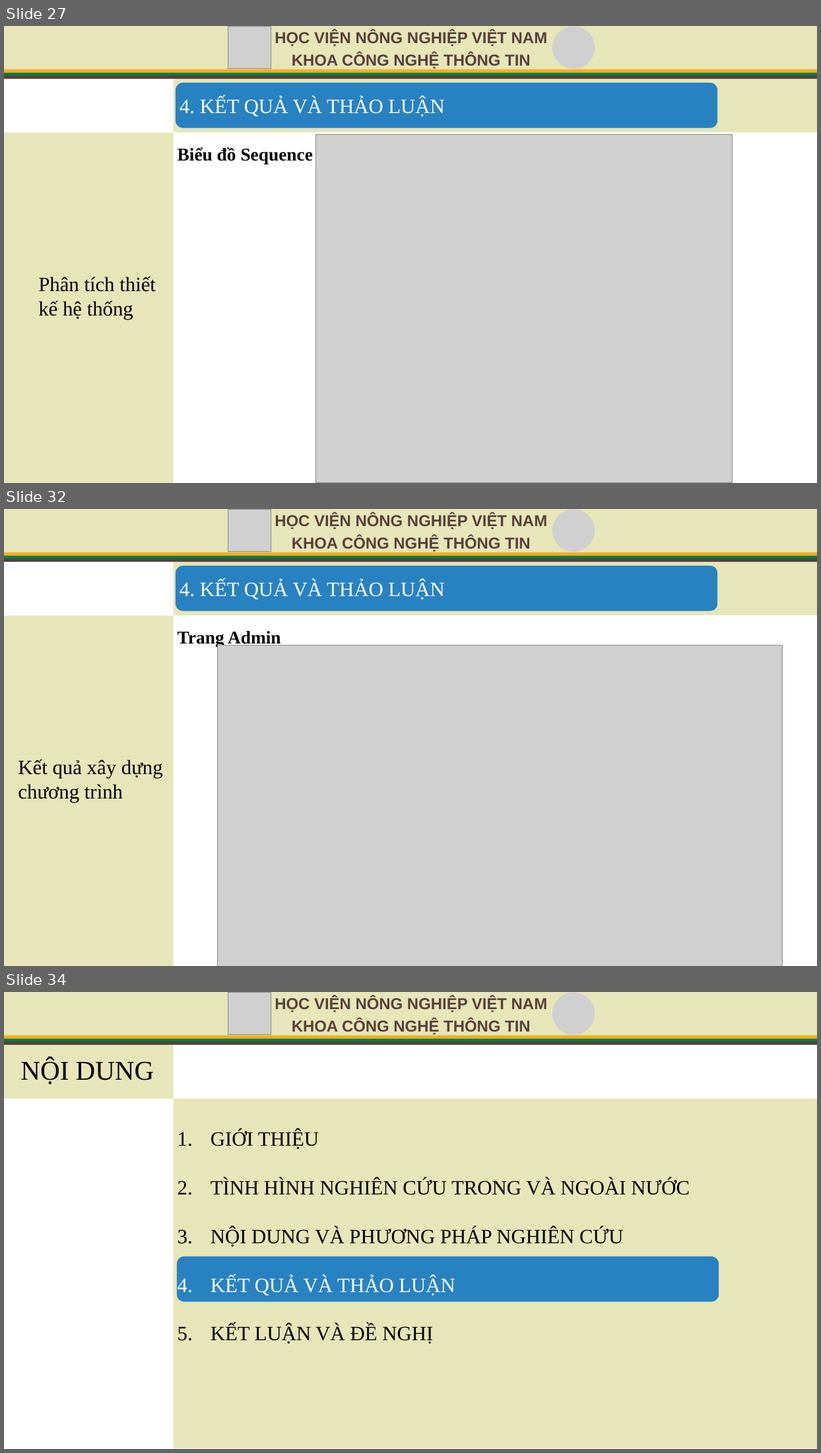
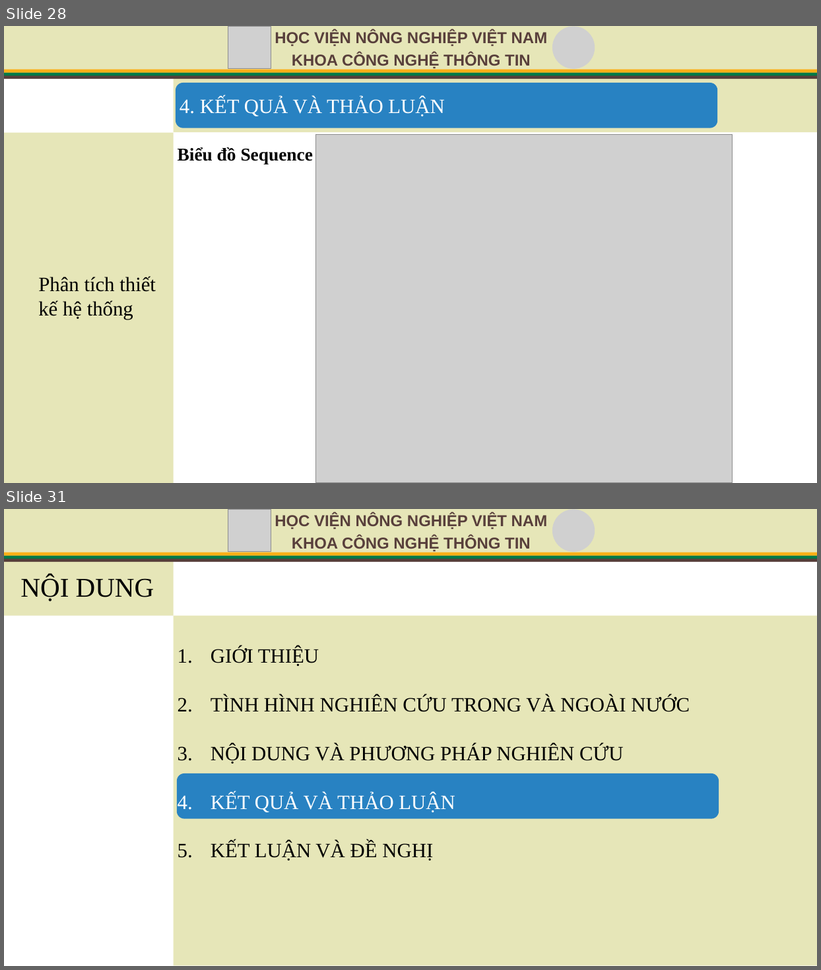
Before and after one commit to HungTran1412/veterinary-clinic-api, a slide deck: VeterinaryClinic.API/wwwroot/Document/TrinhChieu_KLTN.pptx. Shown one above the other, each under a label of ours: slides 27, 32 and 34 before the commit, slides 28 and 31 after it; the slides between them are not shown. The pictures are 821x1453 and 821x970 pixels, drawn with LibreOffice and Linux fonts; fonts in the diff are those of the drawing; grey boxes stand for pictures. Boxes give left, top, right and bottom in pixels: in the first picture for what was removed or moved away, otherwise in the second. Text is boxed around its words. In the diff, an @@ line names an element or a change of style, - is before the commit and + after.

```diff
--- a/VeterinaryClinic.API/wwwroot/Document/TrinhChieu_KLTN.pptx
+++ b/VeterinaryClinic.API/wwwroot/Document/TrinhChieu_KLTN.pptx
@@ slide 32 removed at [4, 509, 817, 966], background #FFFFFF @@
@@ picture removed at [228, 510, 270, 552] @@
@@ text removed at [275, 514, 548, 553] @@
-HỌC VIỆN NÔNG NGHIỆP VIỆT NAM
-KHOA CÔNG NGHỆ THÔNG TIN
@@ picture removed at [552, 510, 595, 552] @@
@@ group removed at [4, 509, 817, 562]: 4 rectangles @@
@@ rectangle removed at [174, 562, 817, 615] @@
@@ rounded rectangle removed at [176, 566, 717, 611] @@
@@ text removed at [180, 580, 445, 599] @@
-4. KẾT QUẢ VÀ THẢO LUẬN
@@ rectangle removed at [4, 615, 174, 966] @@
@@ text removed at [178, 631, 281, 647] @@
-Trang Admin
@@ picture removed at [217, 645, 783, 966] @@
@@ text removed at [18, 759, 163, 803] @@
-Kết quả xây dựng chương trình
@@ what was slide 27 is now slide 28 @@
@@ what was slide 34 is now slide 31 @@
```
Also in this commit, not shown: 12 slides changed, 4 other slides removed, 1 other file.
